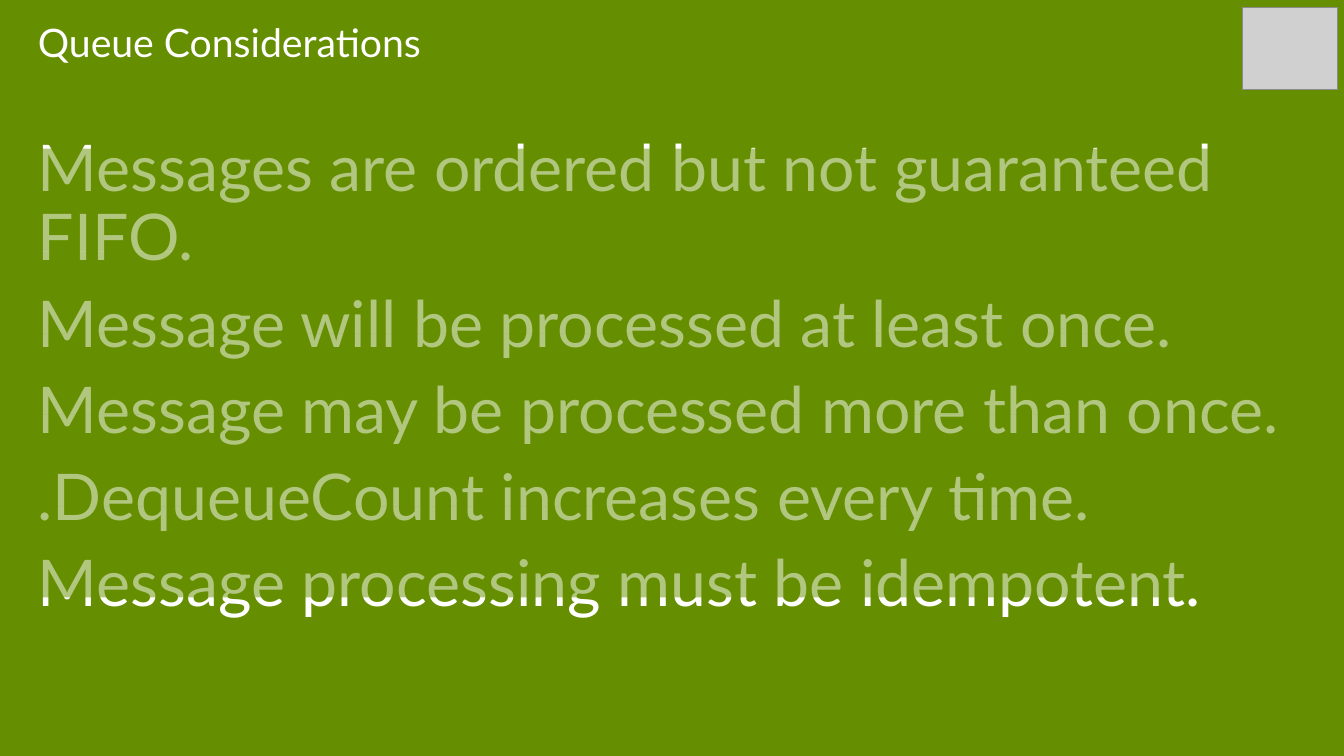
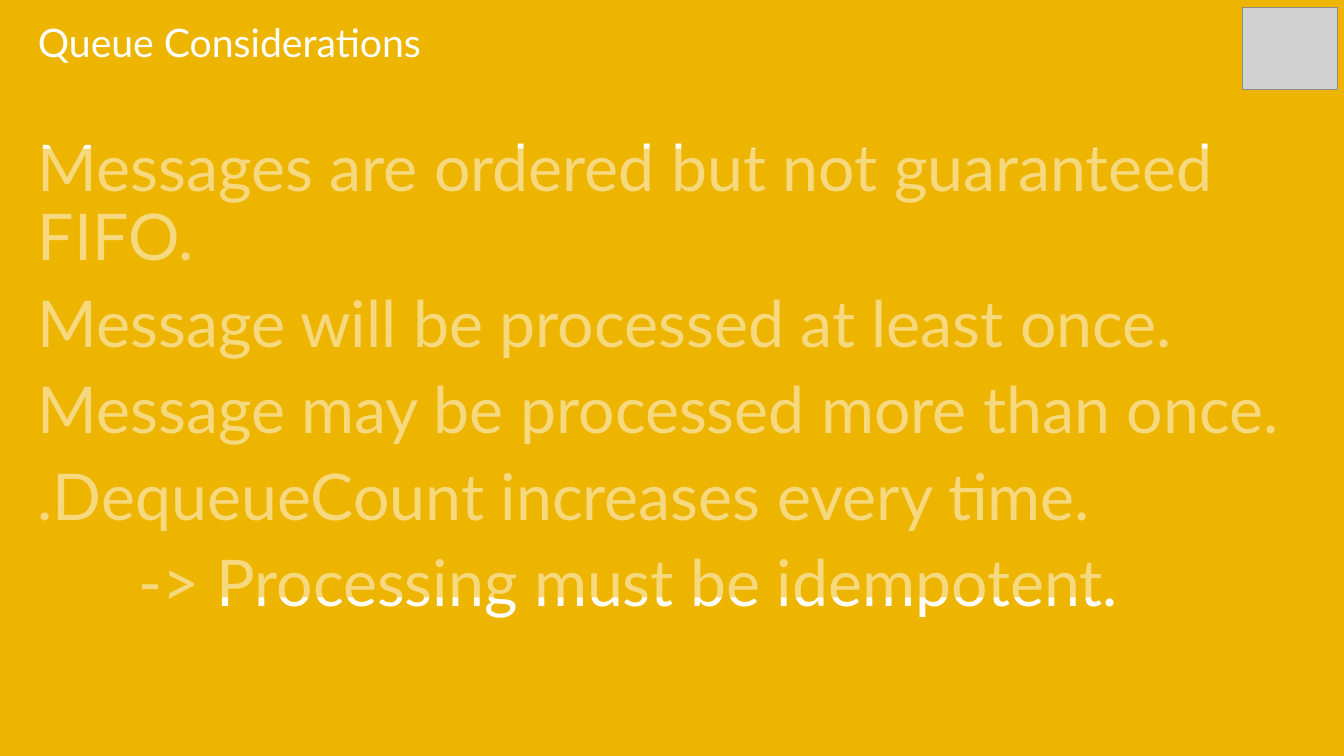
Before and after one commit to sack212/BasicAzureCamp, a slide deck: slide 53 of Data-Storage/Data-Storage.pptx. Drawn at 1344x756 pixels with LibreOffice and Linux fonts; fonts in the diff are those of the drawing; grey boxes stand for pictures. Boxes give left, top, right and bottom in pixels: in the first picture for what was removed or moved away, otherwise in the second. Text is boxed around its words. In the diff, an @@ line names an element or a change of style, - is before the commit and + after.

Commit message:
Updated the Data-Storage deck to be consistent in color and shapes.

```diff
--- a/Data-Storage/Data-Storage.pptx
+++ b/Data-Storage/Data-Storage.pptx
@@ background #658E00 to #1D4380 @@
@@ rectangle added at (x1=0, y1=0, x2=1344, y2=756), fill #EEB500 @@
@@ fill #658E00 at 50% opacity to #EEB500 at 50% opacity in 5 elements at (x1=0, y1=148, x2=1344, y2=251), (x1=0, y1=251, x2=1344, y2=333), (x1=0, y1=334, x2=1344, y2=415), (x1=0, y1=415, x2=1344, y2=507), (x1=0, y1=506, x2=1344, y2=598) @@
@@ subtitle at (x1=216, y1=558, x2=1118, y2=618): text changed @@
-Message processing must be idempotent.
+-> Processing must be idempotent.
```
Also in this commit, not shown: 47 other slides changed.
